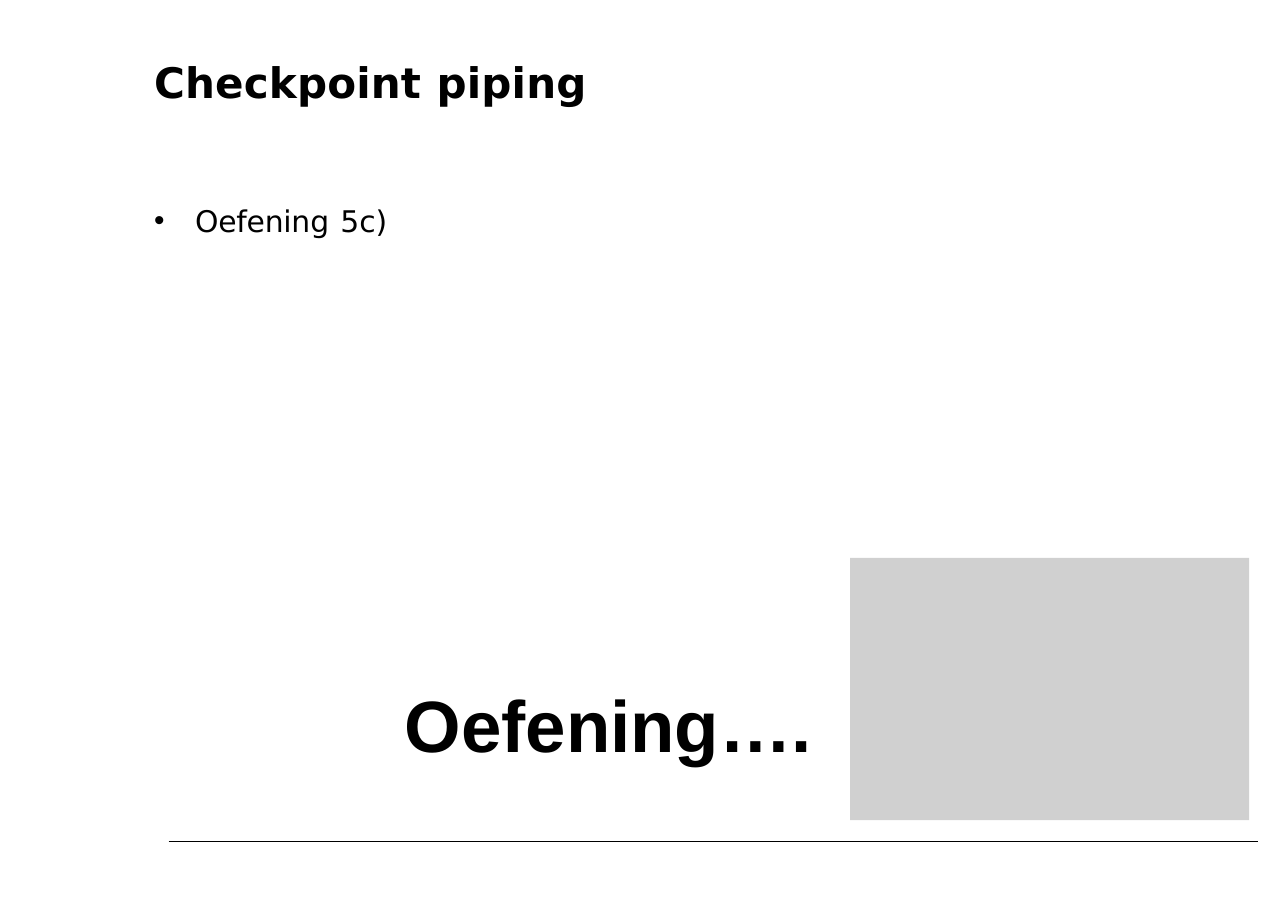
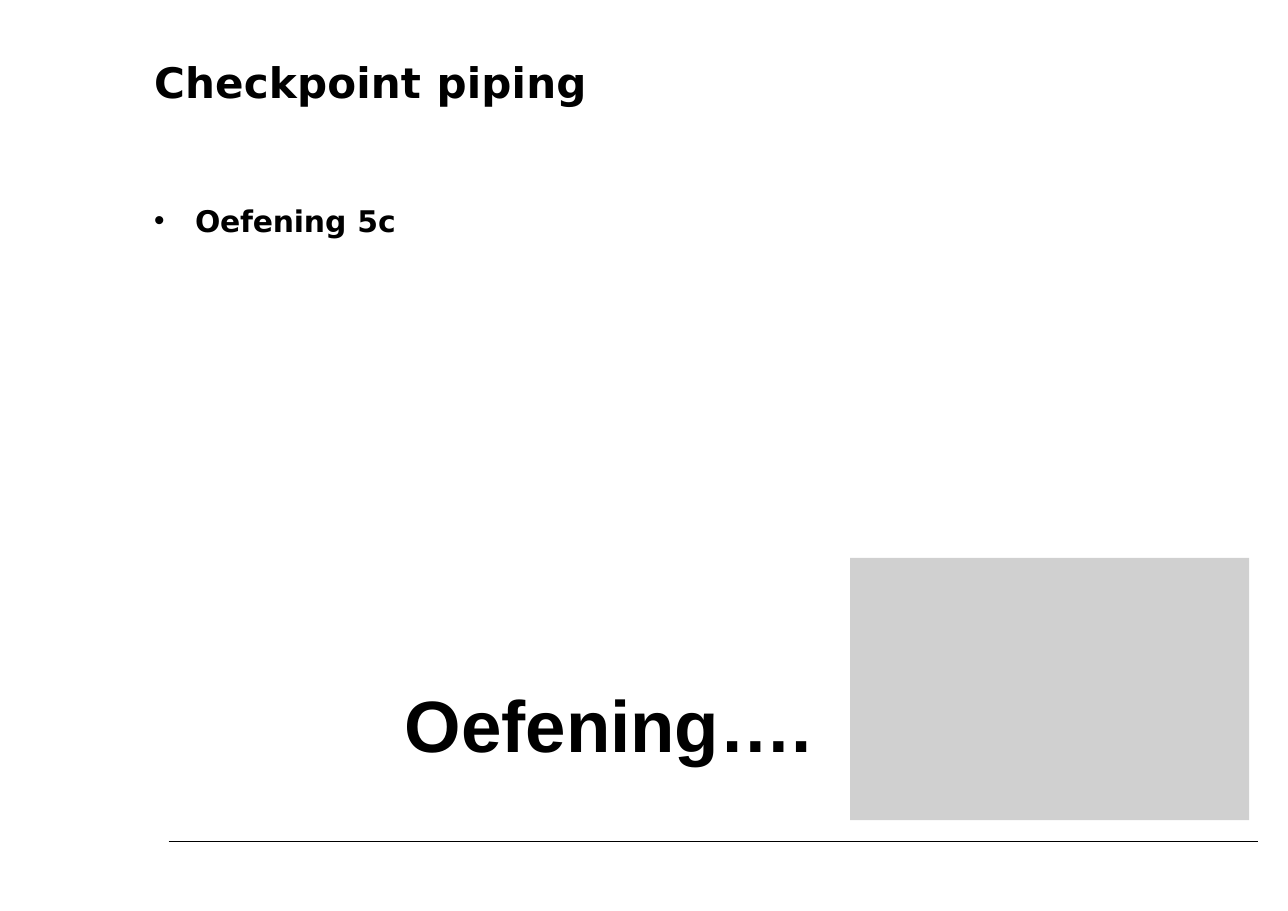
Before and after one commit to petereijgermans11/workshop-angular7, a slide deck: slide 37 of PPT/03- Angular Service.pptx (slide 39 before the commit). Drawn at 1288x911 pixels with LibreOffice and Linux fonts; fonts in the diff are those of the drawing; grey boxes stand for pictures. Boxes give left, top, right and bottom in pixels: in the first picture for what was removed or moved away, otherwise in the second. Text is boxed around its words. In the diff, an @@ line names an element or a change of style, - is before the commit and + after.

```diff
--- a/PPT/03- Angular Service.pptx
+++ b/PPT/03- Angular Service.pptx
@@ text at (195,209,395,238): text changed; bold on @@
-• Oefening 5c)
+• Oefening 5c
```
Also in this commit, not shown: 6 other slides changed, 2 slides added, 6 other files.
